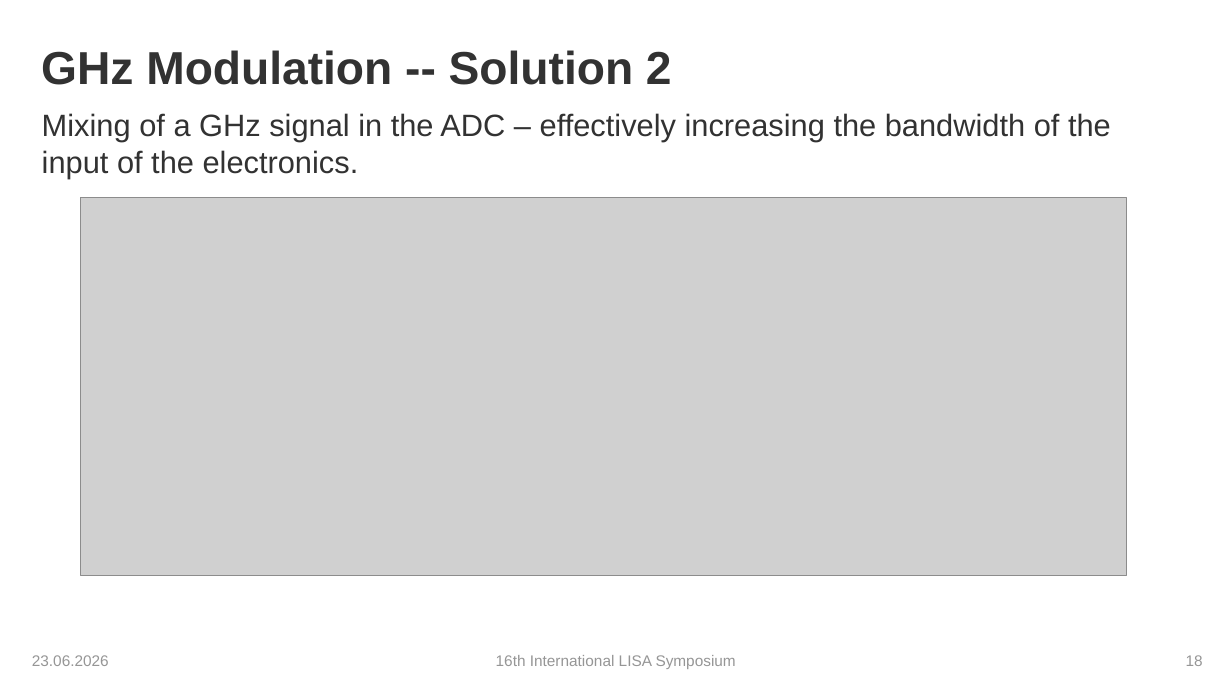
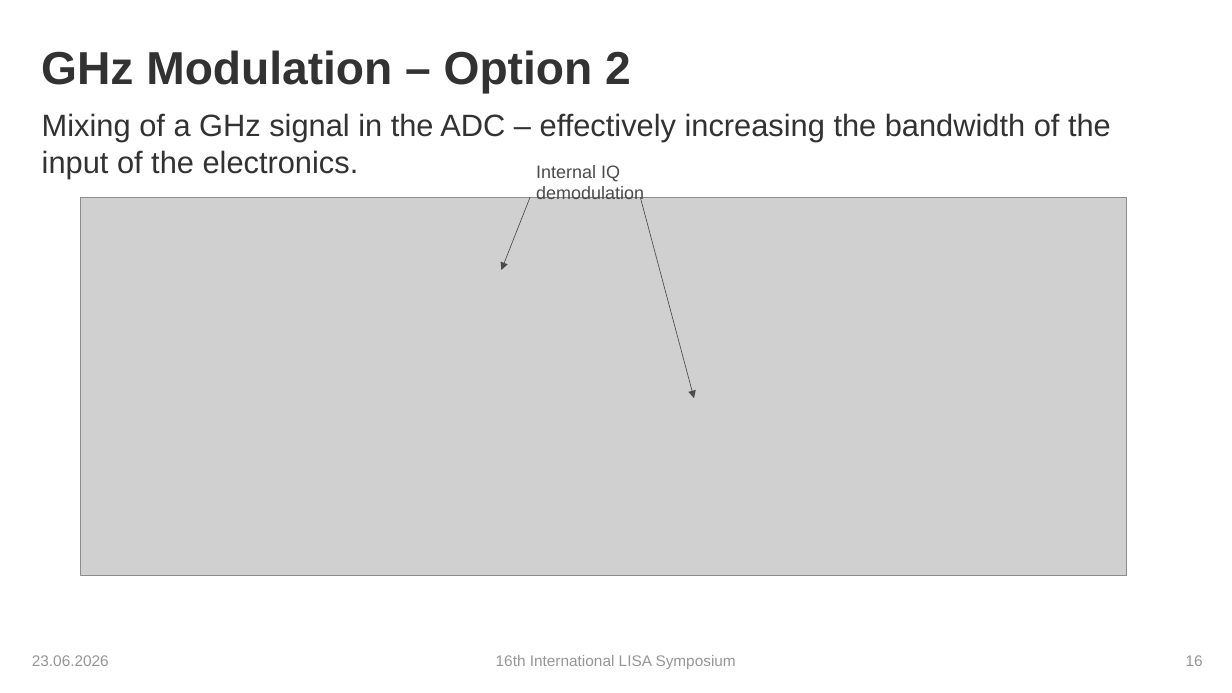
Before and after one commit to karinkruuse/Esitlused, a slide deck: slide 16 of Kruuse_Symposium_2026 - Copy.pptx (slide 18 before the commit). Drawn at 1232x693 pixels with LibreOffice and Linux fonts; fonts in the diff are those of the drawing; grey boxes stand for pictures; background and template pictures are left out. Boxes give left, top, right and bottom in pixels: in the first picture for what was removed or moved away, otherwise in the second. Text is boxed around its words. In the diff, an @@ line names an element or a change of style, - is before the commit and + after.

```diff
--- a/Kruuse_Symposium_2026 - Copy.pptx
+++ b/Kruuse_Symposium_2026 - Copy.pptx
@@ title at bbox=[41, 50, 631, 93]: text changed @@
-GHz Modulation -- Solution 2
+GHz Modulation – Option 2
@@ text added at bbox=[536, 165, 644, 203], 14 pt, text #4B4B4B @@
+Internal IQ demodulation
@@ arrow added from (531, 198) to (502, 270), #4B4B4B 0.5 pt @@
@@ arrow added from (640, 198) to (694, 398), #4B4B4B 0.5 pt @@
@@ page number at bbox=[1186, 655, 1203, 666]: text changed @@
-18
+16
```
Also in this commit, not shown: 10 other slides changed, 2 slides removed.
